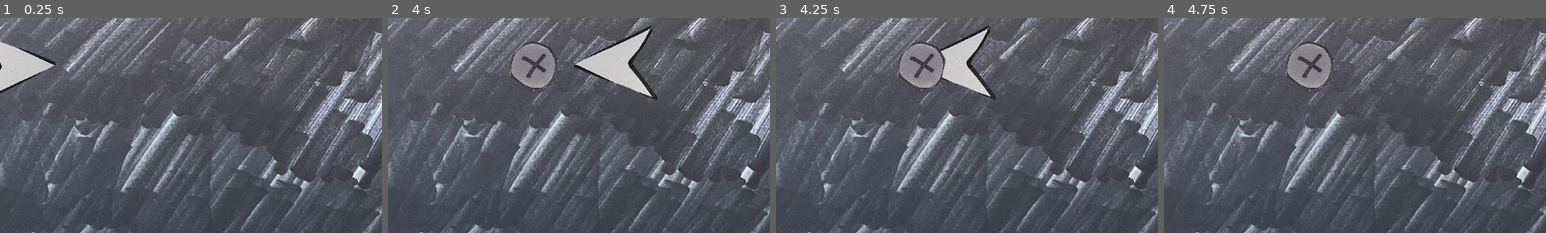
Above: before the commit, frames 1-4 (left to right).
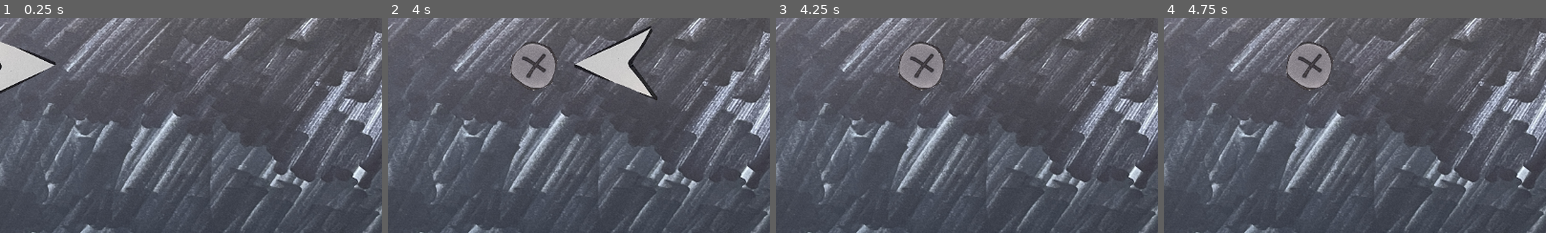
Above: after the commit, the same moments.

Repository: kd90301/asteroids-clone
Game: Godot game, scene res://scenes/main.tscn
Same seed, same stepped clock (60 frames per second), same inputs: the game is played once before the commit and once after it.
Inputs:
- Up to frame 1 (0.25 s): no input
- Up to frame 2 (4 s): tap Enter at 0.5 s; hold D (move_right) 0.53-1.28 s; tap Space (shoot) every 0.75 s from 0.6 to 3.6 s; hold S (move_down) 1.28-2.03 s; hold D (move_right) 2.03-2.78 s; hold W (move_up) 2.78-3.53 s; hold A (move_left) from 3.53 s (still down)
- Up to frame 3 (4.25 s): keep holding A (move_left)
- Up to frame 4 (4.75 s): keep holding A (move_left); tap Space (shoot) at 4.35 s
The pictures show only the part of the screen within x 38-88%, y 37-87%; the shares and areas given below are measured in that part.

Frames 1-2 are identical in both runs. In frame 3, 2.3% of the frame differs, in the area x 43-58%, y 3-39%; in frame 4, nothing differs.

Commit message:
Update bullet scene
will now queue free when colliding with enemies

Diff:
--- a/asteroids-clone/scenes/player.tscn
+++ b/asteroids-clone/scenes/player.tscn
@@ -20,5 +20,5 @@
 
 [node name="CollisionShape2D" type="CollisionShape2D" parent="."]
 position = Vector2(1.90735e-06, 0)
-scale = Vector2(87.3496, 88.6965)
+scale = Vector2(110.31, 88.6965)
 shape = SubResource("CircleShape2D_rcvfx")
--- a/asteroids-clone/scripts/bullet.gd
+++ b/asteroids-clone/scripts/bullet.gd
@@ -6,7 +6,8 @@
 func _physics_process(delta: float) -> void:
 	position += transform.x * speed * delta
 
+func _ready() -> void:
+	area_entered.connect(on_bullet_object_entered)
+
 func on_bullet_object_entered(object_entered) -> void:
-	if object_entered.is_in_group("enemy"):
-		object_entered.queue_free()
 	queue_free()
--- a/asteroids-clone/scripts/enemy.gd
+++ b/asteroids-clone/scripts/enemy.gd
@@ -1,9 +1,16 @@
 extends Area2D
+
+@export var velocity : Vector2 = Vector2(50,50)
 
 
 func _ready() -> void:
 	area_entered.connect(_on_area_entered)
 
+
 func _on_area_entered(area_that_entered : Area2D) -> void:
 	if area_that_entered.is_in_group("bullet"):
 		queue_free()
+
+func _process(delta: float) -> void:
+
+	pass
